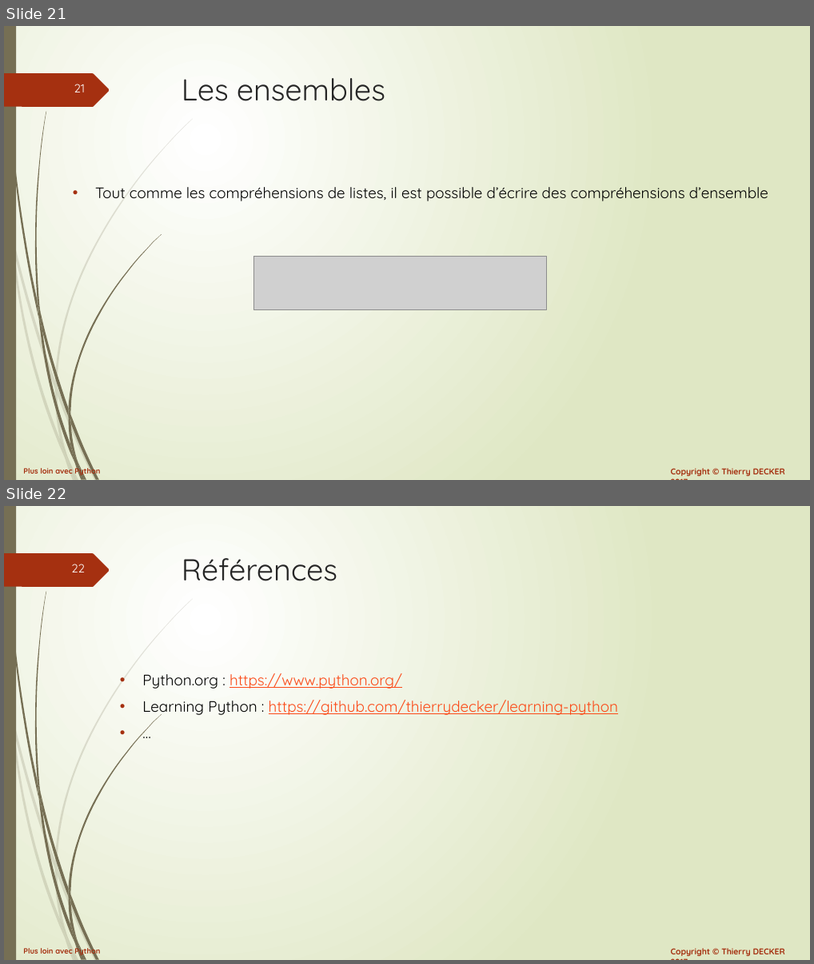
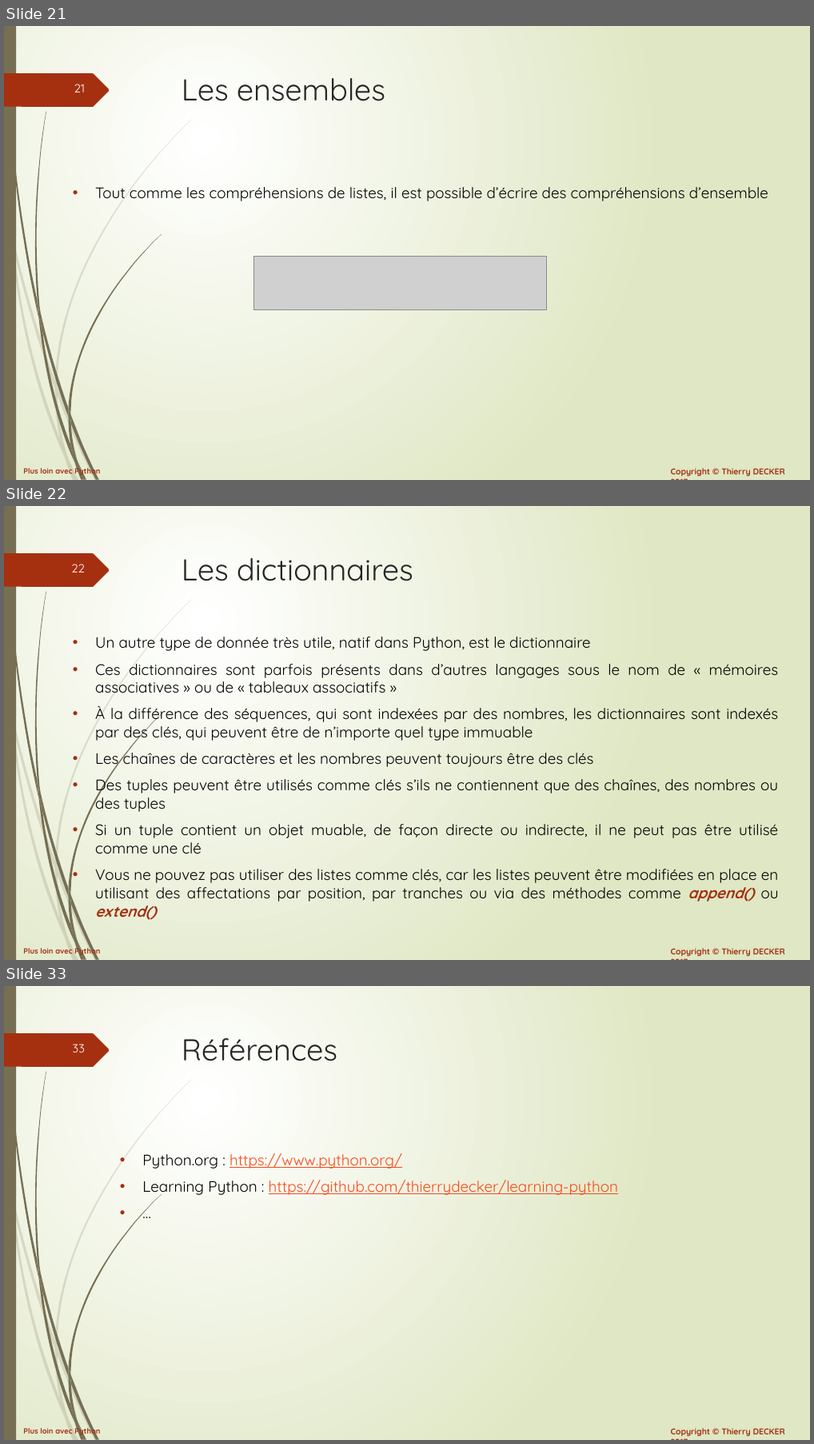
Before and after one commit to VikmanTheRacoon/learning-python, a slide deck: documentations/python-102.pptx. Shown one above the other, each under a label of ours: slides 21 and 22 before the commit, slides 21, 22 and 33 after it; the slides between them are not shown. The pictures are 814x964 and 814x1444 pixels, drawn with LibreOffice and Linux fonts; fonts in the diff are those of the drawing; grey boxes stand for pictures. Boxes give left, top, right and bottom in pixels: in the first picture for what was removed or moved away, otherwise in the second. Text is boxed around its words. In the diff, an @@ line names an element or a change of style, - is before the commit and + after.

```diff
--- a/documentations/python-102.pptx
+++ b/documentations/python-102.pptx
@@ slide 22 added at (4,506,810,960), background gradient #FFFFFF to #DFE8C4; not listed: 27 template elements that a slide beside it also shows @@
@@ title added at (182,558,414,581), 36 pt, text #262626 @@
+Les dictionnaires
@@ text added at (95,636,779,920), 18 pt, text #000000 @@
+• Un autre type de donnée très utile, natif dans Python, est le dictionnaire
+• Ces dictionnaires sont parfois présents dans d’autres langages sous le nom de « mémoires associatives » ou de « tableaux associatifs »
+• À la différence des séquences, qui sont indexées par des nombres, les dictionnaires sont indexés par des clés, qui peuvent être de n’importe quel type immuable
+• Les chaînes de caractères et les nombres peuvent toujours être des clés
+• Des tuples peuvent être utilisés comme clés s’ils ne contiennent que des chaînes, des nombres ou des tuples
+• Si un tuple contient un objet muable, de façon directe ou indirecte, il ne peut pas être utilisé comme une clé
+• Vous ne pouvez pas utiliser des listes comme clés, car les listes peuvent être modifiées en place en utilisant des affectations par position, par tranches ou via des méthodes comme append() ou extend()
@@ what was slide 22 is now slide 33 @@
@@ page number at (73,1044,85,1052): text changed @@
-22
+33
```
Also in this commit, not shown: 10 other slides added, 1 other file.
